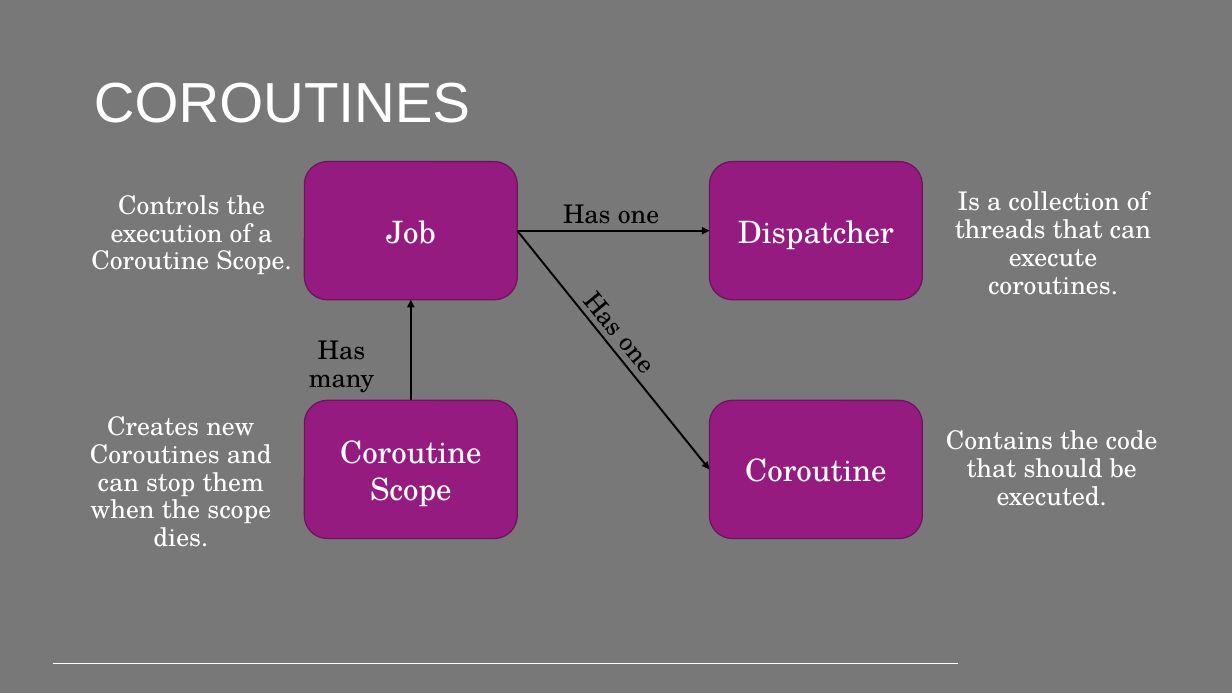
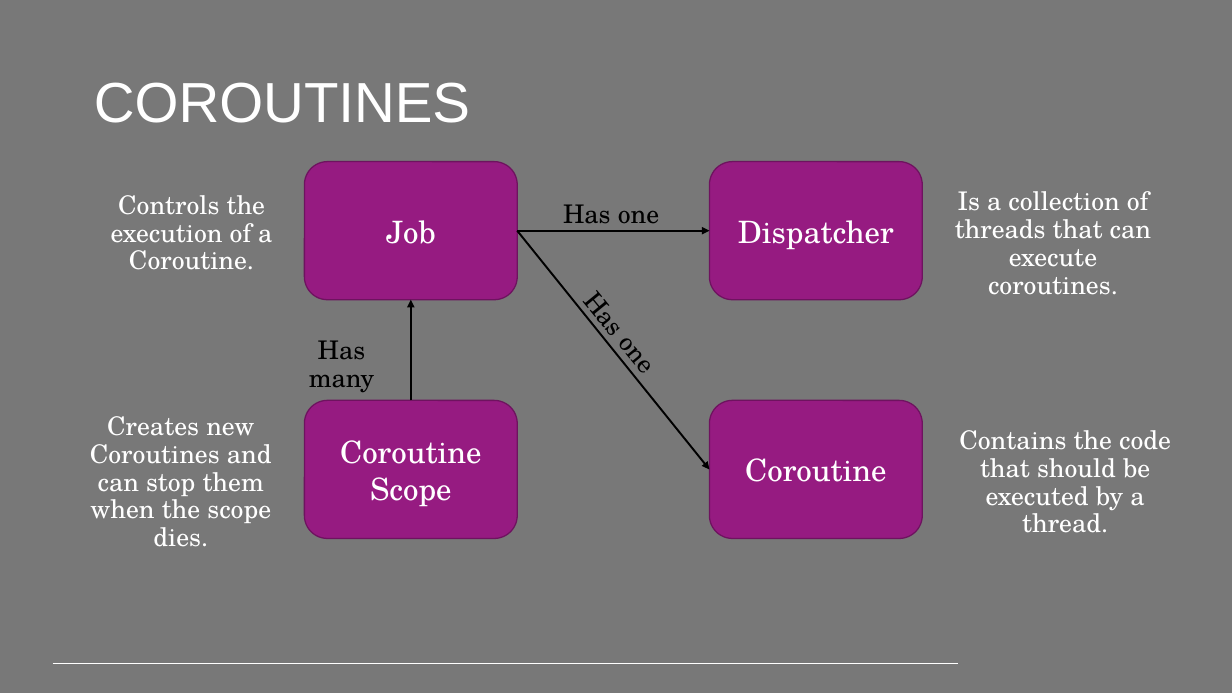
Before and after one commit to PeppeL-G/course-material, a slide deck: slide 6 of src/lectures/kotlin-asynchronous-operations/kotlin-asynchronous-operations.pptx. Drawn at 1232x693 pixels with LibreOffice and Linux fonts; fonts in the diff are those of the drawing; background and template pictures are left out. Boxes give left, top, right and bottom in pixels: in the first picture for what was removed or moved away, otherwise in the second. Text is boxed around its words. In the diff, an @@ line names an element or a change of style, - is before the commit and + after.

Commit message:
Added lecture about coroutines.

```diff
--- a/src/lectures/kotlin-asynchronous-operations/kotlin-asynchronous-operations.pptx
+++ b/src/lectures/kotlin-asynchronous-operations/kotlin-asynchronous-operations.pptx
@@ text at bbox=[111, 195, 272, 270]: text changed @@
-Controls the execution of a Coroutine Scope.
+Controls the execution of a Coroutine.
@@ text at bbox=[959, 430, 1171, 533]: text changed @@
-Contains the code that should be executed.
+Contains the code that should be executed by a thread.
```
Also in this commit, not shown: 5 other slides changed, 3 other files.
